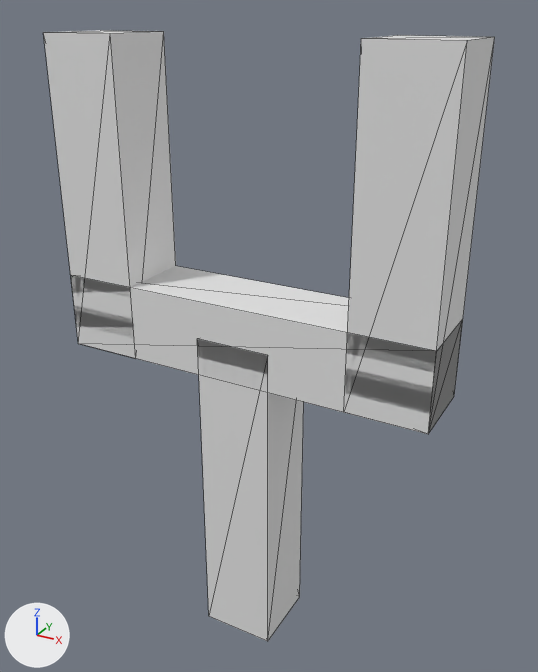
Before and after pictures for a commit that changed the OBJ model models/shooter.obj.
Rendered twice from a 50 mm camera at (0.175, -0.3, 0.33) aimed at (0.004, 0.01, 0.175). Arrows for +X, +Y and +Z are at lower left; the lights stay in place. The first picture is the older version. Mesh edges are drawn as thin lines. Where no turn or scale is listed for an object, it has been applied to the vertices. Vertices at exactly the same position are counted once.

The first picture shows 'shooter'.
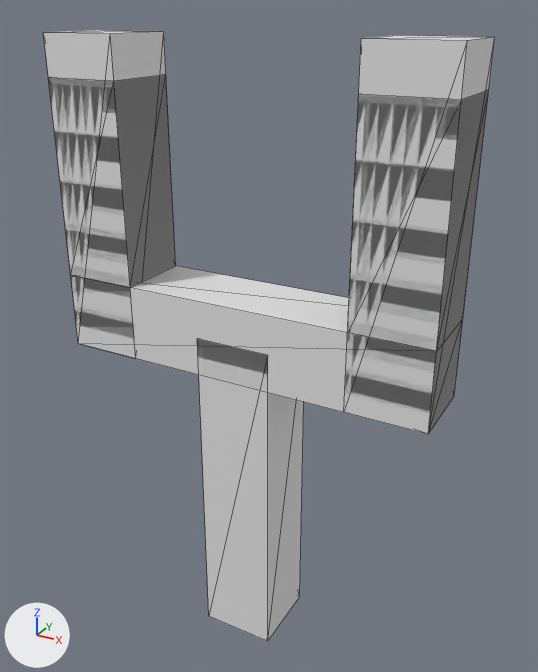
Diff of the bpy script that builds the scene:
```diff
--- a/models/shooter.obj.py
+++ b/models/shooter.obj.py
@@ me_shooter @@
 # used by ob_shooter; location = (0.0, 0.0, 0.0)
-me_shooter.from_pydata(...)  # 28 vertices, 48 faces; spans x -0.1..0.1, y -0.02..0.02, z 0.0..0.32
+me_shooter.from_pydata(...)  # 40 vertices, 72 faces; spans x -0.1..0.1, y -0.02..0.02, z 0.0..0.32
+# me_shooter part 1
+# 12 vertices are added at x -0.1..0.1, y -0.02..0.02, z 0.2..0.3
+# 24 new faces join them
```

Pixel boxes (x1, y1, x2, y2) of what changed, in the pictures (538 x 672 px):
part 1 of me_shooter, added
    after: (49, 75, 488, 350)
